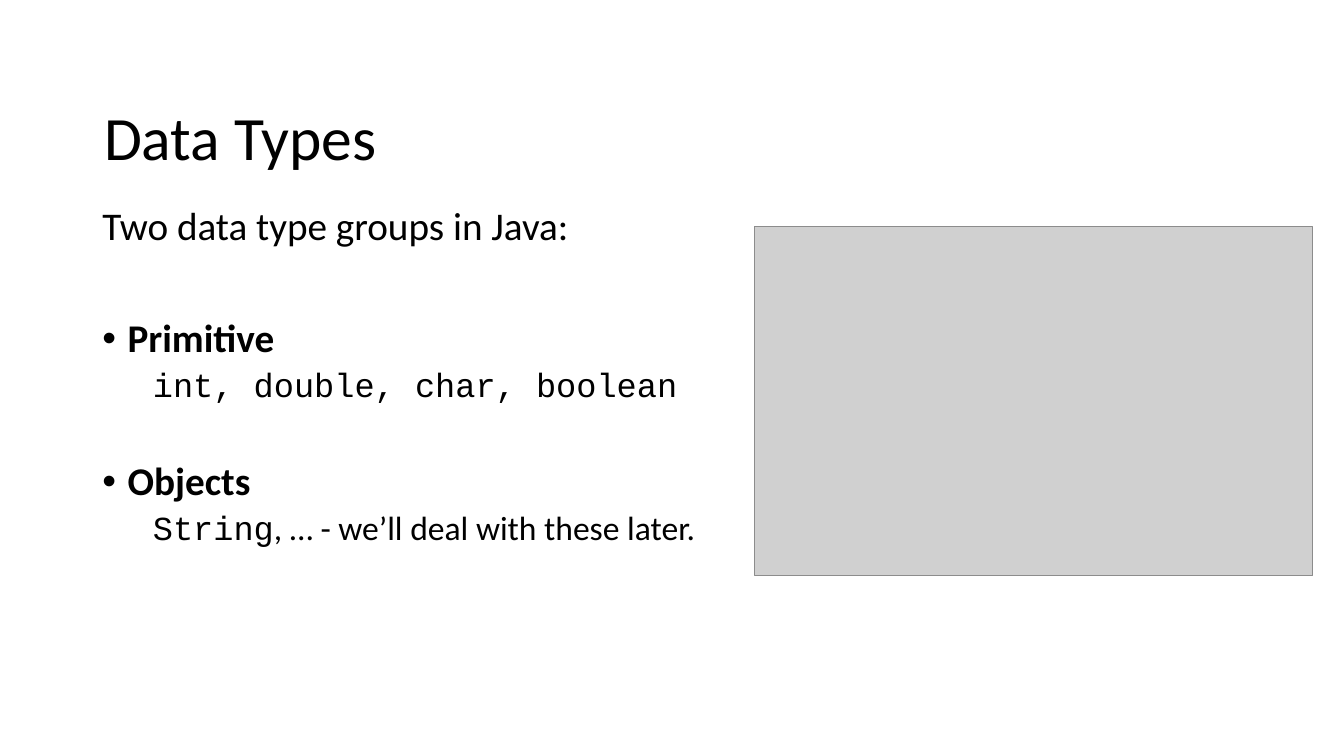
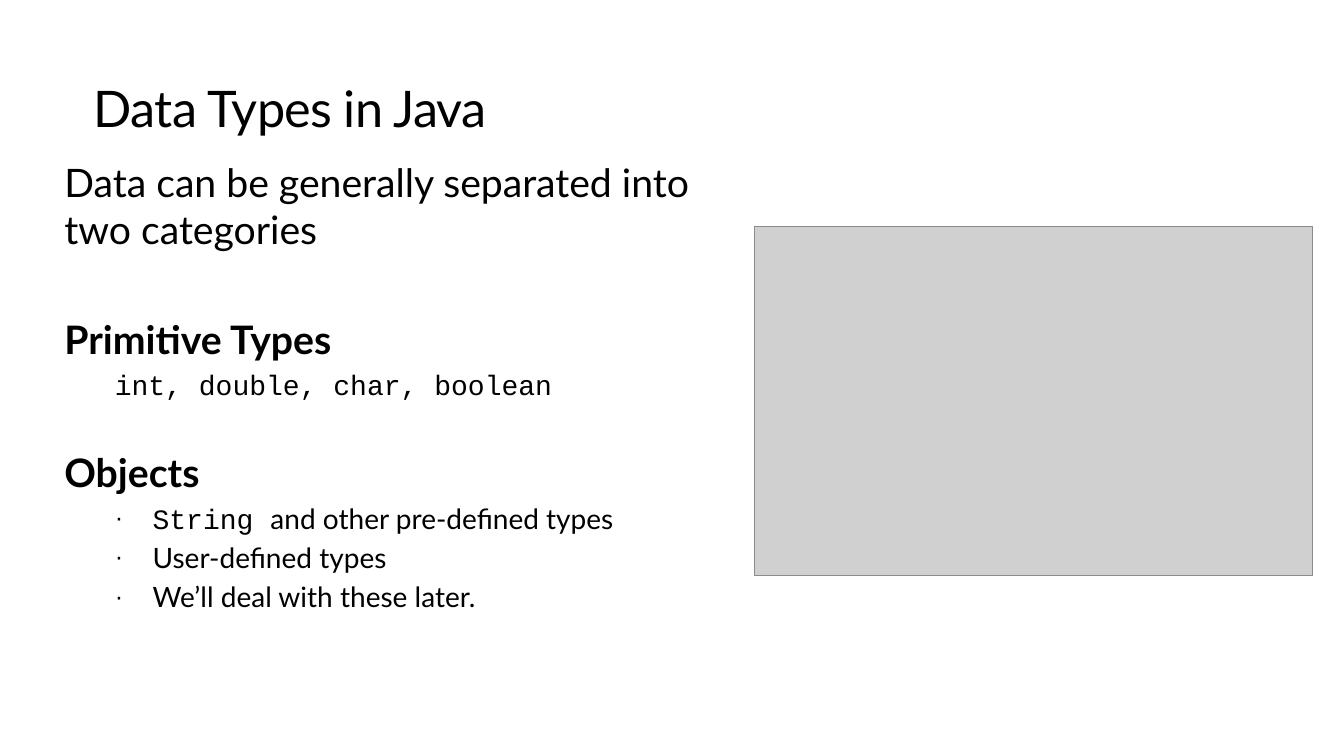
Before and after one commit to TEALSK12/apcsa-public, a slide deck: slide 11 of curriculum/Unit2/Unit2.pptx. Drawn at 1344x756 pixels with LibreOffice and Linux fonts; fonts in the diff are those of the drawing; grey boxes stand for pictures; background and template pictures are left out. Boxes give left, top, right and bottom in pixels: in the first picture for what was removed or moved away, otherwise in the second. Text is boxed around its words. In the diff, an @@ line names an element or a change of style, - is before the commit and + after.

```diff
--- a/curriculum/Unit2/Unit2.pptx
+++ b/curriculum/Unit2/Unit2.pptx
@@ title "Data Types in Java" at [94,90,486,136]: vertical alignment middle to top @@
@@ title at [94,90,486,136]: text changed; size 44 to 36 pt; font Calibri to Lato @@
-Data Types
+Data Types in Java
@@ text at [64,168,689,361]: text changed; font Calibri to Lato @@
-Two data type groups in Java:
-• Primitive
+Data can be generally separated into two categories
+Primitive Types
@@ text "Data can be generally separated ...": place and size @@
-text "Data can be generally separated ..." at [102,212,695,547]
+text "Data can be generally separated ..." at [64,168,689,608]
@@ text at [64,376,552,494]: size 24 to 20 pt in "int, double, char, boolean"; font Calibri to Lato in "Objects"; line spacing 0.9 to 1; less space between paragraphs; bullet • to none @@
@@ text at [153,508,613,608]: text changed; size 24 to 20 pt; font Calibri to Lato @@
-  String, … - we’ll deal with these later.
+  · String and other pre-defined types
+  · User-defined types
+  · We’ll deal with these later.
```
Also in this commit, not shown: 75 other slides changed, 35 slides added, 7 slides removed.
